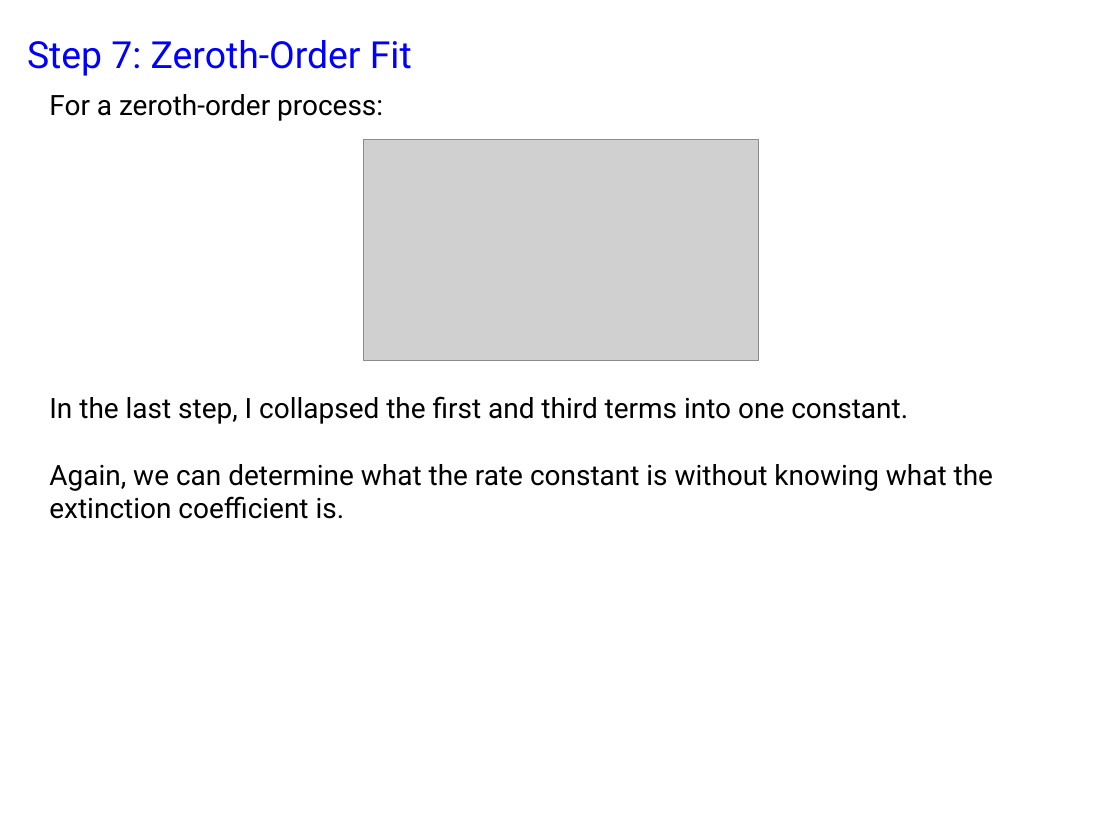
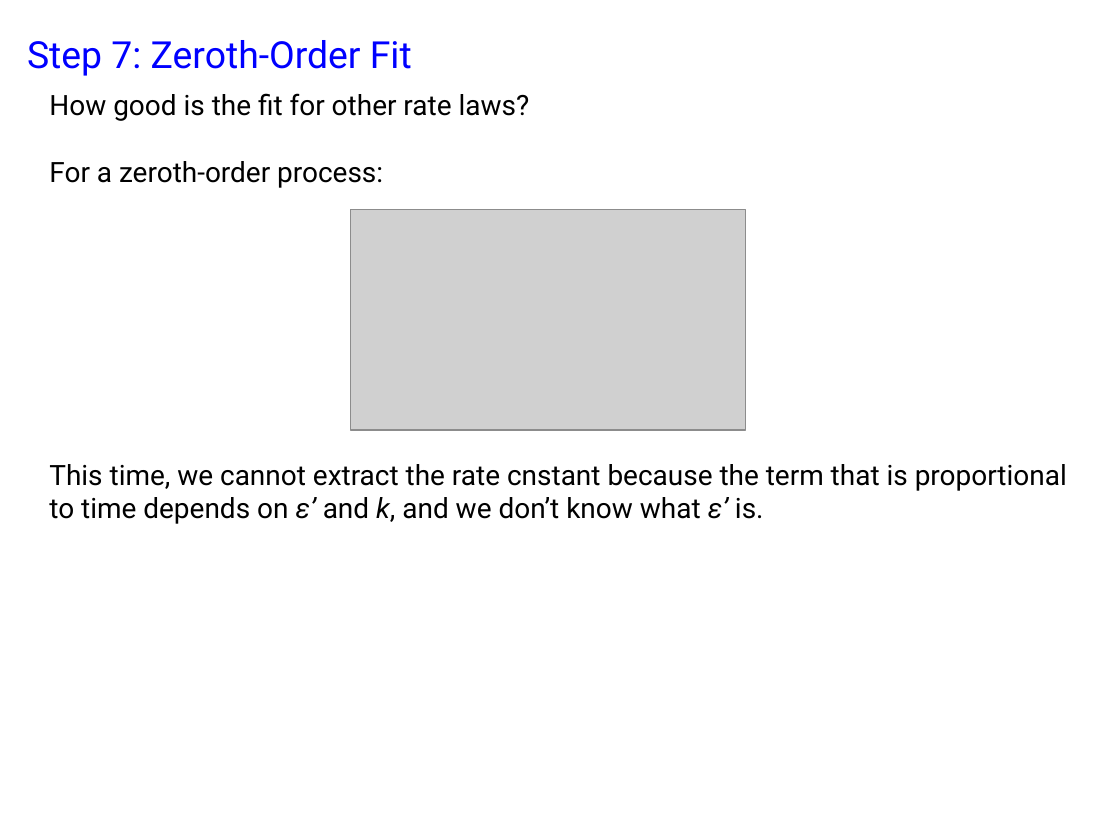
Before and after one commit to Lyle-zhang/practical_kinetics, a slide deck: slide 22 of exercise 2/exercise 2.pptx. Drawn at 1120x840 pixels with LibreOffice and Linux fonts; fonts in the diff are those of the drawing; grey boxes stand for pictures. Boxes give left, top, right and bottom in pixels: in the first picture for what was removed or moved away, otherwise in the second. Text is boxed around its words. In the diff, an @@ line names an element or a change of style, - is before the commit and + after.

```diff
--- a/exercise 2/exercise 2.pptx
+++ b/exercise 2/exercise 2.pptx
@@ text at bbox=[49, 93, 530, 121]: paragraph added @@
+How good is the fit for other rate laws?
@@ picture removed at bbox=[364, 139, 759, 360] @@
@@ picture added at bbox=[351, 209, 746, 430] @@
@@ text at bbox=[49, 464, 1067, 524]: text changed @@
-In the last step, I collapsed the first and third terms into one constant.
-Again, we can determine what the rate constant is without knowing what the extinction coefficient is.
+This time, we cannot extract the rate cnstant because the term that is proportional to time depends on ε’ and k, and we don’t know what ε’ is.
```
Also in this commit, not shown: 25 other slides changed, 19 other files.
